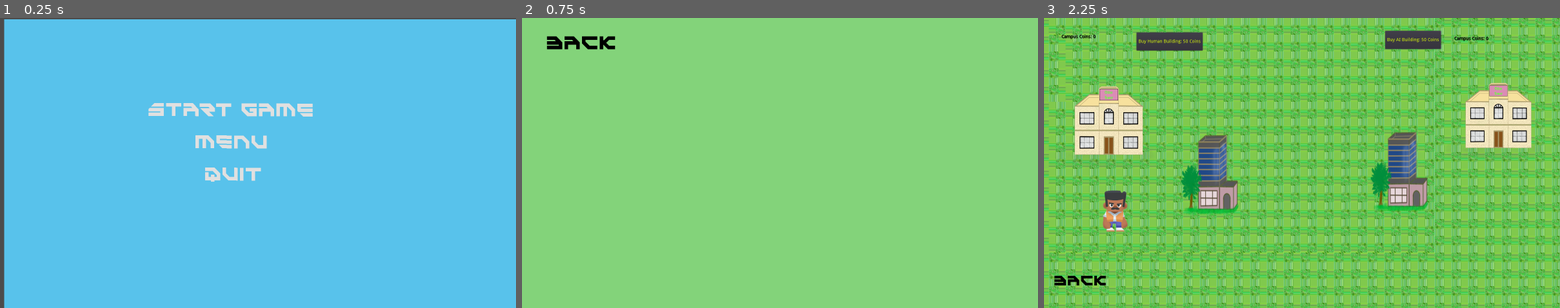
Above: before the commit, frames 1-3 (left to right).
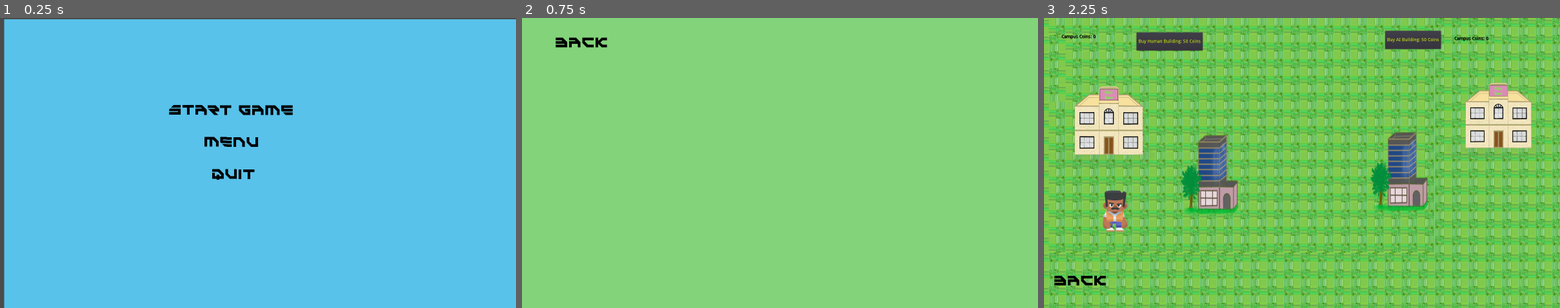
Above: after the commit, the same moments.

Repository: xLegoshiWolfx/Campus_Clash_Protoytpe
Game: Godot game, scene res://Scene/Main_Menu.tscn
The game is run twice, just before and just after one commit, with the same random seed, the same clock (stepped at 60 frames per second) and the same inputs.
Inputs:
- Up to frame 1 (0.25 s): no input
- Up to frame 2 (0.75 s): click "Menu" at 0.5 s
- Up to frame 3 (2.25 s): click "Back" at 1.25 s; click "Start Game" at 2 s

The runs differ from the first frame. In frame 1, 1.9% of the frame differs, in the area x 28-61%, y 29-57%; in frame 2, 0.4%; in frame 3, nothing differs.

Commit message:
Font features
I changed some font designs

Diff:
--- /dev/null
+++ b/Fonts/Font_Designs/Menu_font_styles.tres
@@ -0,0 +1,7 @@
+[gd_resource type="DynamicFont" load_steps=2 format=2]
+
+[ext_resource path="res://Fonts/game-battles-font/GameBattlesRegular-RjXo.ttf" type="DynamicFontData" id=1]
+
+[resource]
+size = 30
+font_data = ExtResource( 1 )
--- /dev/null
+++ b/Fonts/Font_Designs/Notification_font_style.tres
@@ -0,0 +1,9 @@
+[gd_resource type="DynamicFont" load_steps=2 format=2]
+
+[ext_resource path="res://Fonts/highman/Highman.ttf" type="DynamicFontData" id=1]
+
+[resource]
+size = 20
+extra_spacing_char = 2
+extra_spacing_space = 2
+font_data = ExtResource( 1 )
--- a/Scene/Main_Game.tscn
+++ b/Scene/Main_Game.tscn
@@ -1,11 +1,11 @@
-[gd_scene load_steps=19 format=2]
+[gd_scene load_steps=18 format=2]
 
 [ext_resource path="res://Tile Map/Tile_map_texture.tres" type="TileSet" id=1]
 [ext_resource path="res://Scene/AI Building.gd" type="Script" id=2]
 [ext_resource path="res://PNG/Character_idle.png" type="Texture" id=3]
 [ext_resource path="res://PNG/Chloe_Tower.png" type="Texture" id=4]
 [ext_resource path="res://Scene/Human Timer Scene.gd" type="Script" id=5]
-[ext_resource path="res://Fonts/game-battles-font/GameBattlesRegular-RjXo.ttf" type="DynamicFontData" id=6]
+[ext_resource path="res://Fonts/Font_Designs/Menu_font_styles.tres" type="DynamicFont" id=6]
 [ext_resource path="res://Scene/Human Timer.gd" type="Script" id=7]
 [ext_resource path="res://Scene/Player_1.gd" type="Script" id=8]
 [ext_resource path="res://Scene/AI Timer Label.gd" type="Script" id=9]
@@ -21,11 +21,7 @@
 [sub_resource type="RectangleShape2D" id=2]
 extents = Vector2( 57.8546, 58.7715 )
 
-[sub_resource type="DynamicFont" id=3]
-size = 30
-font_data = ExtResource( 6 )
-
-[sub_resource type="RectangleShape2D" id=4]
+[sub_resource type="RectangleShape2D" id=3]
 extents = Vector2( 724.616, 748.158 )
 
 [node name="TileMap" type="Node2D"]
@@ -155,8 +151,10 @@
 margin_top = 662.22
 margin_right = 64.325
 margin_bottom = 707.221
-custom_fonts/font = SubResource( 3 )
+custom_fonts/font = ExtResource( 6 )
 custom_colors/font_color = Color( 0, 0, 0, 1 )
+custom_colors/font_color_hover = Color( 0.286275, 0.290196, 0.294118, 1 )
+custom_colors/font_color_pressed = Color( 0.105882, 0.180392, 0.415686, 1 )
 text = "Back"
 flat = true
 __meta__ = {
--- a/Scene/Main_Menu.tscn
+++ b/Scene/Main_Menu.tscn
@@ -1,19 +1,7 @@
-[gd_scene load_steps=6 format=2]
+[gd_scene load_steps=3 format=2]
 
 [ext_resource path="res://Scene/Main_Menu.gd" type="Script" id=1]
-[ext_resource path="res://Fonts/game-battles-font/GameBattlesRegular-RjXo.ttf" type="DynamicFontData" id=2]
-
-[sub_resource type="DynamicFont" id=1]
-size = 40
-font_data = ExtResource( 2 )
-
-[sub_resource type="DynamicFont" id=2]
-size = 40
-font_data = ExtResource( 2 )
-
-[sub_resource type="DynamicFont" id=3]
-size = 40
-font_data = ExtResource( 2 )
+[ext_resource path="res://Fonts/Font_Designs/Menu_font_styles.tres" type="DynamicFont" id=2]
 
 [node name="Main_Menu" type="Node2D"]
 script = ExtResource( 1 )
@@ -30,11 +18,14 @@
 
 [node name="Start_game_button" type="Button" parent="."]
 margin_left = 450.0
-margin_top = 250.0
+margin_top = 250.939
 margin_right = 987.0
-margin_bottom = 318.0
+margin_bottom = 318.939
 rect_rotation = 0.182242
-custom_fonts/font = SubResource( 1 )
+custom_fonts/font = ExtResource( 2 )
+custom_colors/font_color = Color( 0, 0, 0, 1 )
+custom_colors/font_color_hover = Color( 0.286275, 0.290196, 0.294118, 1 )
+custom_colors/font_color_pressed = Color( 0.105882, 0.180392, 0.415686, 1 )
 text = "Start Game"
 flat = true
 __meta__ = {
@@ -47,7 +38,10 @@
 margin_right = 840.0
 margin_bottom = 418.0
 rect_rotation = 0.277264
-custom_fonts/font = SubResource( 2 )
+custom_fonts/font = ExtResource( 2 )
+custom_colors/font_color = Color( 0, 0, 0, 1 )
+custom_colors/font_color_hover = Color( 0.286275, 0.290196, 0.294118, 1 )
+custom_colors/font_color_pressed = Color( 0.105882, 0.180392, 0.415686, 1 )
 text = "Menu"
 flat = true
 __meta__ = {
@@ -60,7 +54,10 @@
 margin_right = 822.0
 margin_bottom = 518.0
 rect_rotation = 0.277264
-custom_fonts/font = SubResource( 3 )
+custom_fonts/font = ExtResource( 2 )
+custom_colors/font_color = Color( 0, 0, 0, 1 )
+custom_colors/font_color_hover = Color( 0.286275, 0.290196, 0.294118, 1 )
+custom_colors/font_color_pressed = Color( 0.105882, 0.180392, 0.415686, 1 )
 text = "Quit"
 flat = true
 __meta__ = {
--- a/Scene/Second_Scene.tscn
+++ b/Scene/Second_Scene.tscn
@@ -1,16 +1,7 @@
-[gd_scene load_steps=6 format=2]
+[gd_scene load_steps=3 format=2]
 
 [ext_resource path="res://Scene/Second_Scene.gd" type="Script" id=1]
-[ext_resource path="res://highman/Highman.ttf" type="DynamicFontData" id=2]
-[ext_resource path="res://Fonts/game-battles-font/GameBattlesRegular-RjXo.ttf" type="DynamicFontData" id=3]
-
-[sub_resource type="DynamicFont" id=1]
-size = 40
-font_data = ExtResource( 2 )
-
-[sub_resource type="DynamicFont" id=2]
-size = 40
-font_data = ExtResource( 3 )
+[ext_resource path="res://Fonts/Font_Designs/Menu_font_styles.tres" type="DynamicFont" id=3]
 
 [node name="Second_Scene" type="Node2D"]
 script = ExtResource( 1 )
@@ -23,24 +14,15 @@
 "_edit_use_anchors_": false
 }
 
-[node name="Label" type="Label" parent="."]
-margin_left = 689.0
-margin_top = 368.0
-margin_right = 882.0
-margin_bottom = 413.0
-custom_fonts/font = SubResource( 1 )
-text = "Second Scene"
-__meta__ = {
-"_edit_use_anchors_": false
-}
-
 [node name="Button" type="Button" parent="."]
 margin_left = 71.0008
 margin_top = 42.8104
 margin_right = 302.001
 margin_bottom = 110.81
-custom_fonts/font = SubResource( 2 )
+custom_fonts/font = ExtResource( 3 )
 custom_colors/font_color = Color( 0, 0, 0, 1 )
+custom_colors/font_color_hover = Color( 0.286275, 0.290196, 0.294118, 1 )
+custom_colors/font_color_pressed = Color( 0.105882, 0.180392, 0.415686, 1 )
 text = "Back"
 flat = true
 __meta__ = {
Not shown: 2 places in Scene/Main_Game.tscn that only renumber resources
Not shown, changed: .DS_Store
